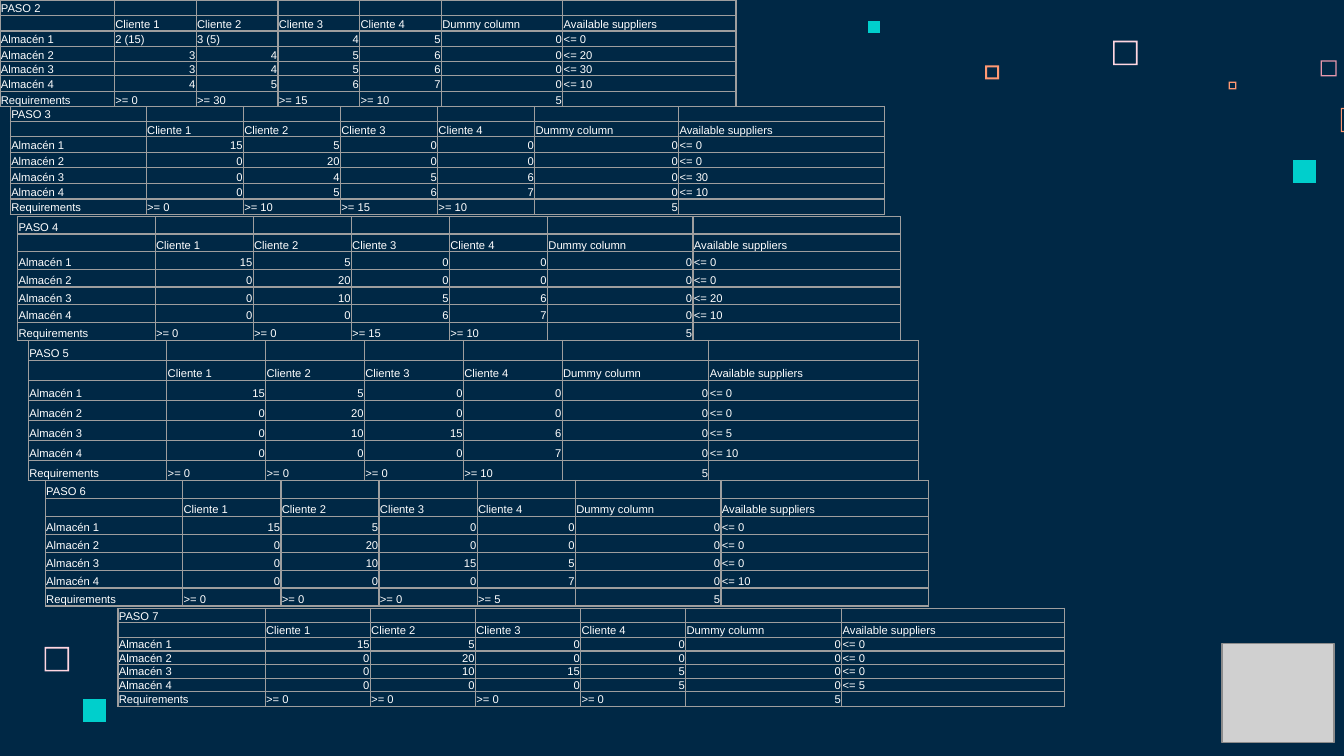
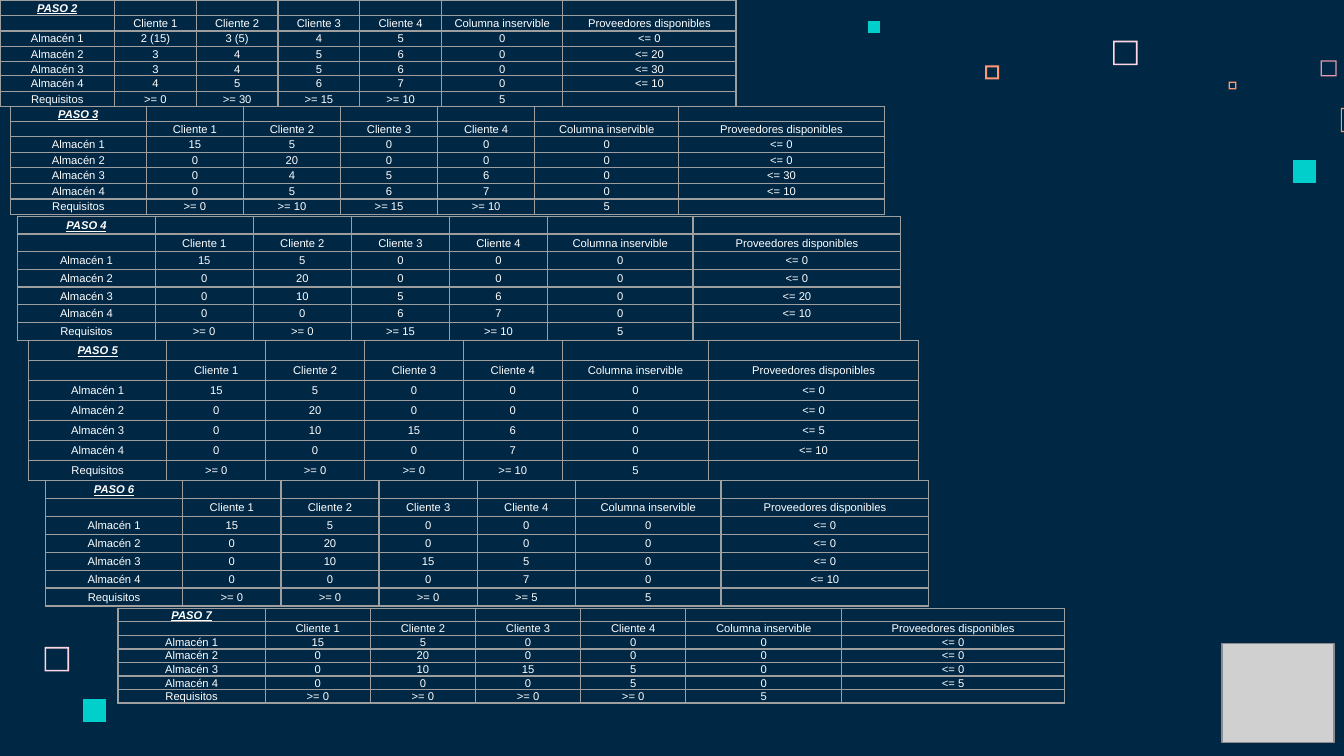
Before and after one commit to Fertry/MASI, a slide deck: slide 14 of Presentación/MASI.pptx. Drawn at 1344x756 pixels with LibreOffice and Linux fonts; fonts in the diff are those of the drawing; grey boxes stand for pictures. Boxes give left, top, right and bottom in pixels: in the first picture for what was removed or moved away, otherwise in the second. Text is boxed around its words. In the diff, an @@ line names an element or a change of style, - is before the commit and + after.

```diff
--- a/Presentación/MASI.pptx
+++ b/Presentación/MASI.pptx
@@ table at [0, 0, 737, 214] @@
-row 2, column 6: Dummy column
+row 2, column 6: Columna inservible
-row 2, column 7: Available suppliers
+row 2, column 7: Proveedores disponibles
-row 7, column 1: Requirements
+row 7, column 1: Requisitos
@@ bold on, italic on, underline on in "PASO 2" @@
@@ alignment left to centre @@
@@ alignment right to centre @@
@@ table at [11, 106, 883, 304] @@
-row 2, column 6: Dummy column
+row 2, column 6: Columna inservible
-row 2, column 7: Available suppliers
+row 2, column 7: Proveedores disponibles
-row 7, column 1: Requirements
+row 7, column 1: Requisitos
@@ bold on, italic on, underline on in "PASO 3" @@
@@ alignment left to centre @@
@@ alignment right to centre @@
@@ table at [17, 216, 900, 438] @@
-row 2, column 6: Dummy column
+row 2, column 6: Columna inservible
-row 2, column 7: Available suppliers
+row 2, column 7: Proveedores disponibles
-row 7, column 1: Requirements
+row 7, column 1: Requisitos
@@ bold on, italic on, underline on in "PASO 4" @@
@@ alignment left to centre @@
@@ alignment right to centre @@
@@ table at [28, 340, 921, 481] @@
-row 2, column 6: Dummy column
+row 2, column 6: Columna inservible
-row 2, column 7: Available suppliers
+row 2, column 7: Proveedores disponibles
-row 7, column 1: Requirements
+row 7, column 1: Requisitos
@@ bold on, italic on, underline on in "PASO 5" @@
@@ alignment left to centre @@
@@ alignment right to centre @@
@@ table at [46, 480, 929, 608] @@
-row 2, column 6: Dummy column
+row 2, column 6: Columna inservible
-row 2, column 7: Available suppliers
+row 2, column 7: Proveedores disponibles
-row 7, column 1: Requirements
+row 7, column 1: Requisitos
@@ bold on, italic on, underline on in "PASO 6" @@
@@ alignment left to centre @@
@@ alignment right to centre @@
@@ table at [118, 609, 1064, 710] @@
-row 2, column 6: Dummy column
+row 2, column 6: Columna inservible
-row 2, column 7: Available suppliers
+row 2, column 7: Proveedores disponibles
-row 7, column 1: Requirements
+row 7, column 1: Requisitos
@@ bold on, italic on, underline on in "PASO 7" @@
@@ alignment left to centre @@
@@ alignment right to centre @@
```
Also in this commit, not shown: 14 other slides changed.
